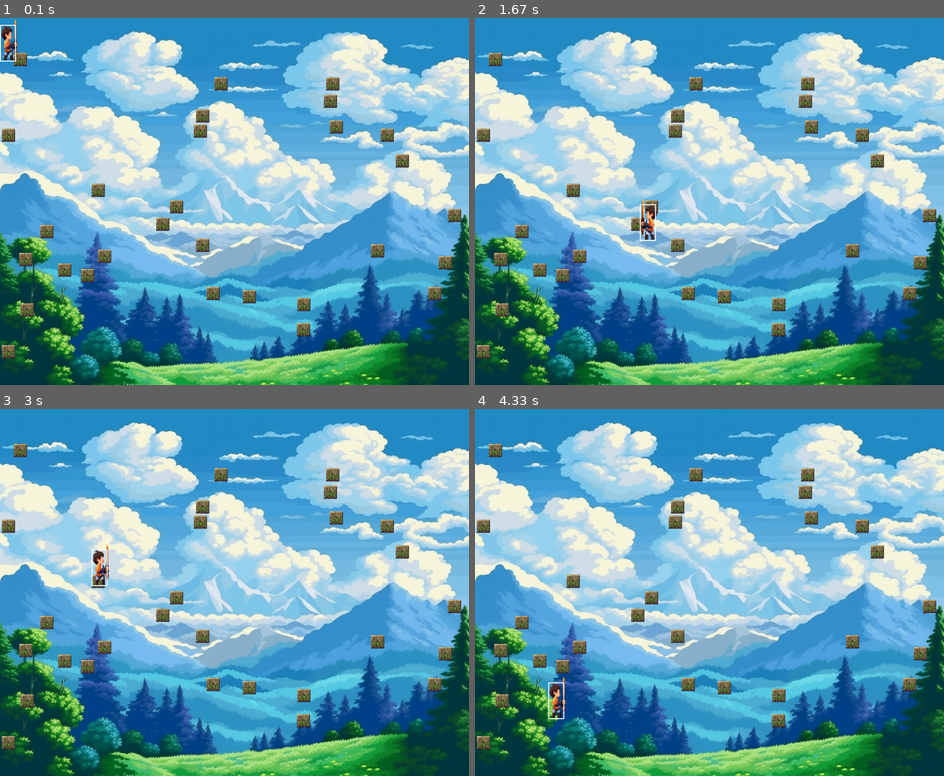
Above: before the commit, frames 1-4 (two rows, left to right).
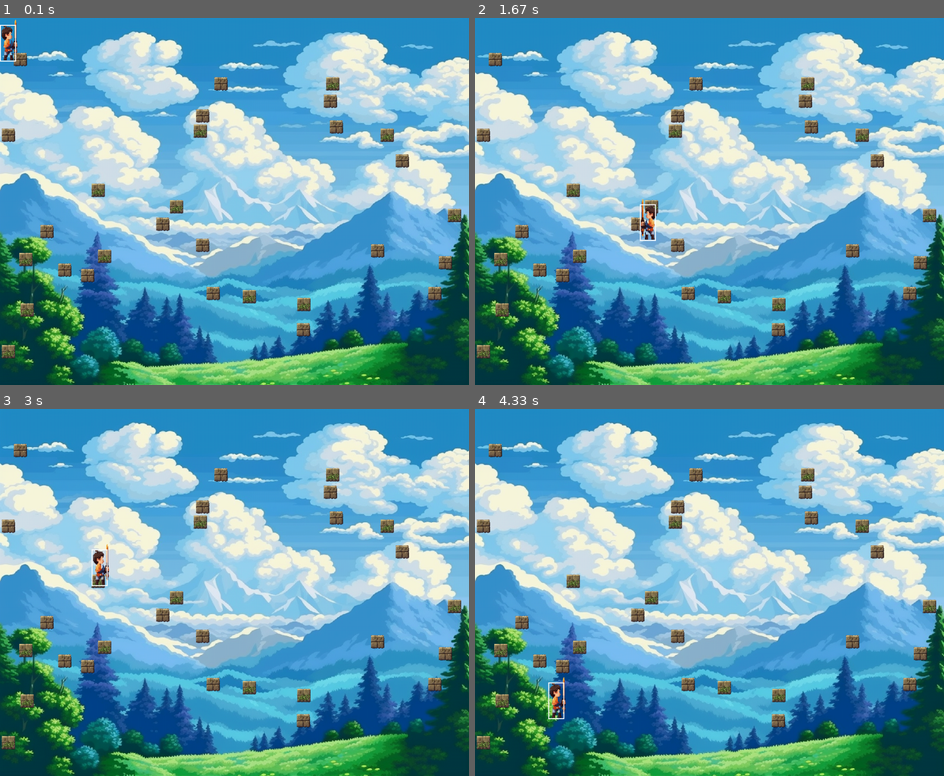
Above: after the commit, the same moments.

Repository: RomanFaust0v/PyGame
Game: pygame game, started from pygame/src/game.py
Same seed, same stepped clock (60 frames per second), same inputs: the game is played once before the commit and once after it.
Inputs:
- Up to frame 1 (0.1 s): no input
- Up to frame 2 (1.67 s): hold Right 0.33-0.8 s; hold Right 0.83-1.3 s; tap Space at 0.9, 1.2, 1.4 s; hold Left from 1.33 s (still down)
- Up to frame 3 (3 s): tap Space at 1.7, 2.3, 2.6, 2.73 s; release Left at 1.87 s; hold Left 2.23-2.63 s; hold Right from 2.67 s (still down)
- Up to frame 4 (4.33 s): tap Space at 3.03, 3.8, 4.1, 4.3 s; release Right at 3.3 s; hold Left 3.73-4.2 s; hold Right from 4.23 s (still down)

The runs differ from the first frame. In frame 1, 0.9% of the frame differs, in the area x 0-97%, y 9-87%; in frame 2, 0.9%; in frame 3, 0.9%; in frame 4, 0.9%.

Commit message:
random sprite for ground added

Diff:
--- a/pygame/src/ground.py
+++ b/pygame/src/ground.py
@@ -1,9 +1,10 @@
 from pygame.sprite import Group, Sprite
 from .object import Object
+import random
 class Platform(Sprite, Object):
-    plat_img_1 = "assets/Terrain1.png"
-    plat_img_2 = "assets/Terrain2.png"
-
+    # plat_img_1 = "assets/Terrain1.png"
+    # plat_img_2 = "assets/Terrain2.png"
+    plat_imgs = ["assets/Terrain1.png", "assets/Terrain2.png"]
     def __init__(self, x, y, width, height):
         super().__init__()
-        Object.__init__(self, x, y, width, height, self.plat_img_1)
+        Object.__init__(self, x, y, width, height, random.choice(self.plat_imgs))
